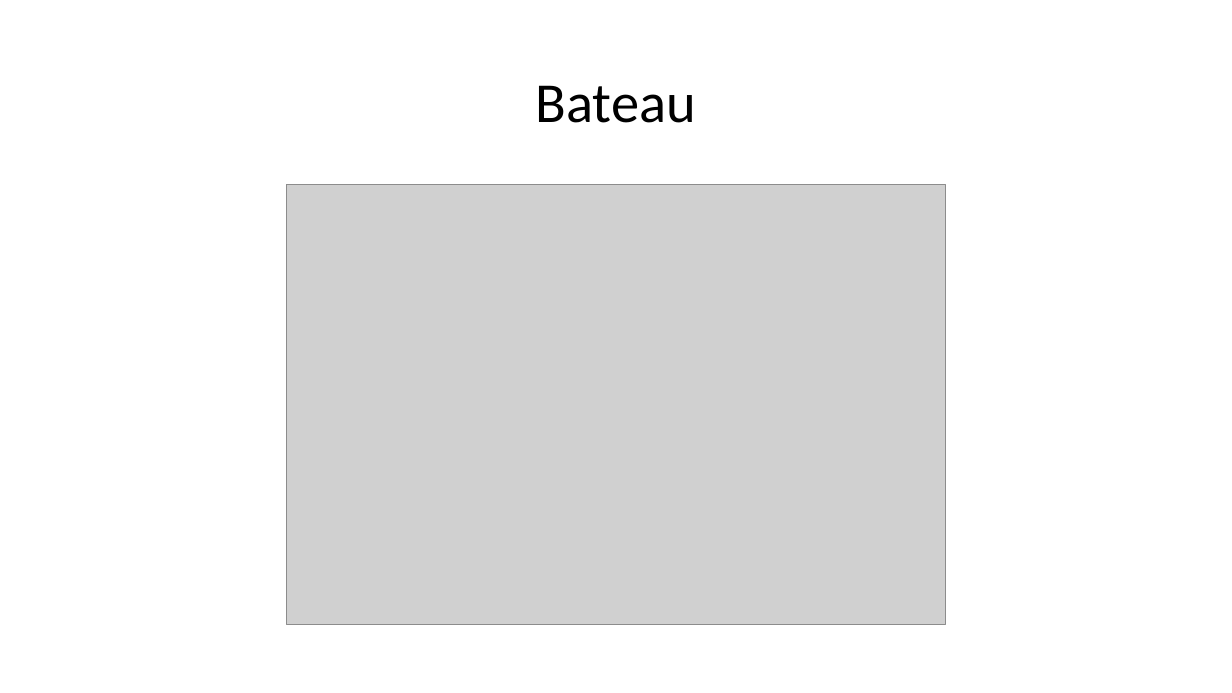
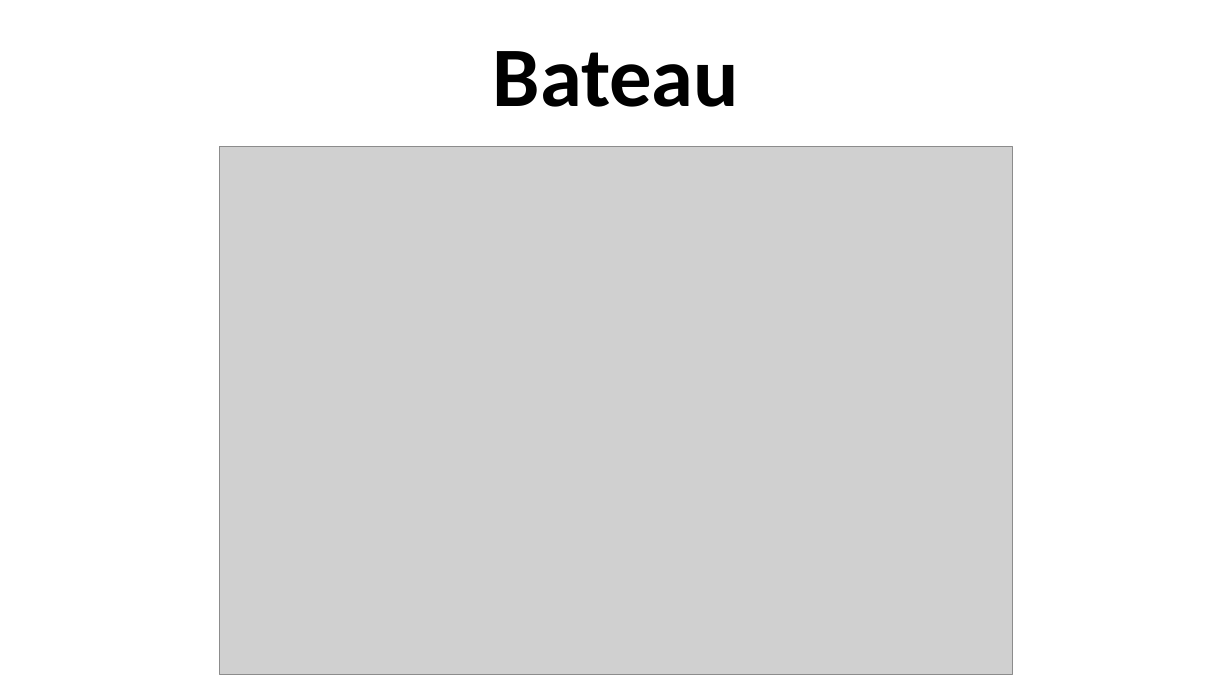
Before and after one commit to amirouche-test/cours, a slide deck: slide 3 of 3 am/2 العروض التقديمية/1 تصميم عرض تقديمي/cours 9/exemple.pptx. Drawn at 1232x693 pixels with LibreOffice and Linux fonts; fonts in the diff are those of the drawing; grey boxes stand for pictures. Boxes give left, top, right and bottom in pixels: in the first picture for what was removed or moved away, otherwise in the second. Text is boxed around its words. In the diff, an @@ line names an element or a change of style, - is before the commit and + after.

```diff
--- a/3 am/2 العروض التقديمية/1 تصميم عرض تقديمي/cours 9/exemple.pptx
+++ b/3 am/2 العروض التقديمية/1 تصميم عرض تقديمي/cours 9/exemple.pptx
@@ title "Bateau": place and size @@
-title "Bateau" at [536,85,696,123]
+title "Bateau" at [493,51,740,107]
@@ title "Bateau" at [493,51,740,107]: size 44 to 66 pt, bold on @@
@@ picture: place and size @@
-picture at [287,185,946,625]
+picture at [220,146,1012,675]
```
Also in this commit, not shown: 4 other slides changed, 24 other files.
